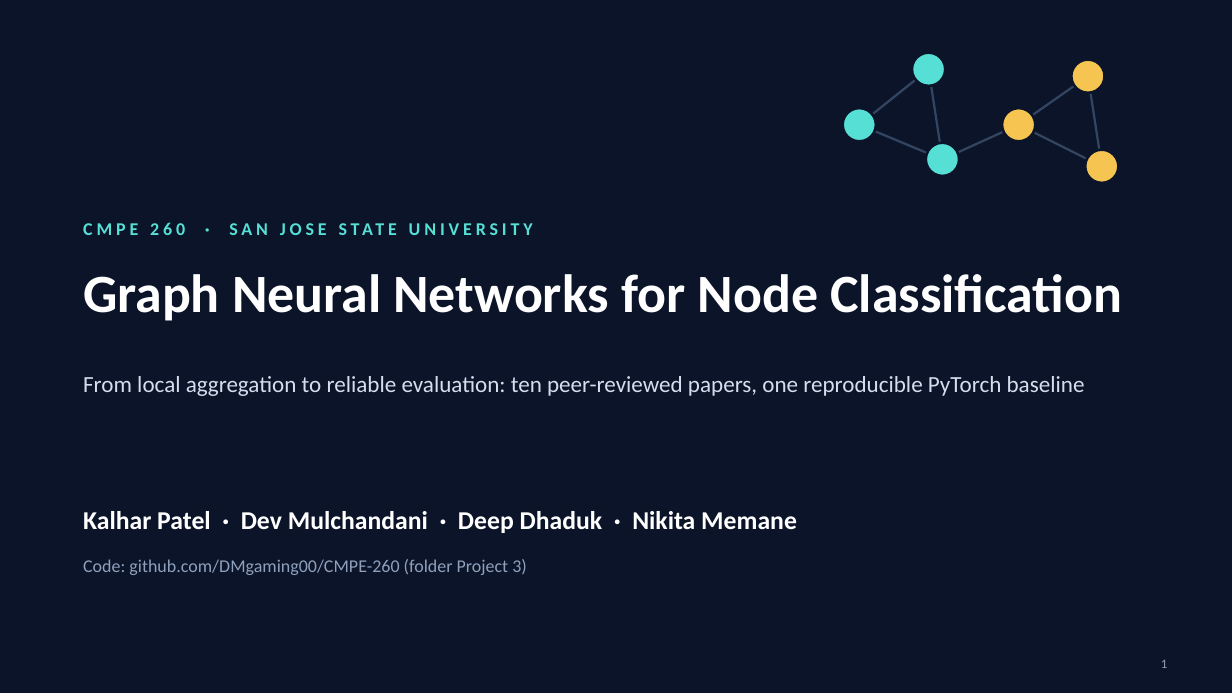
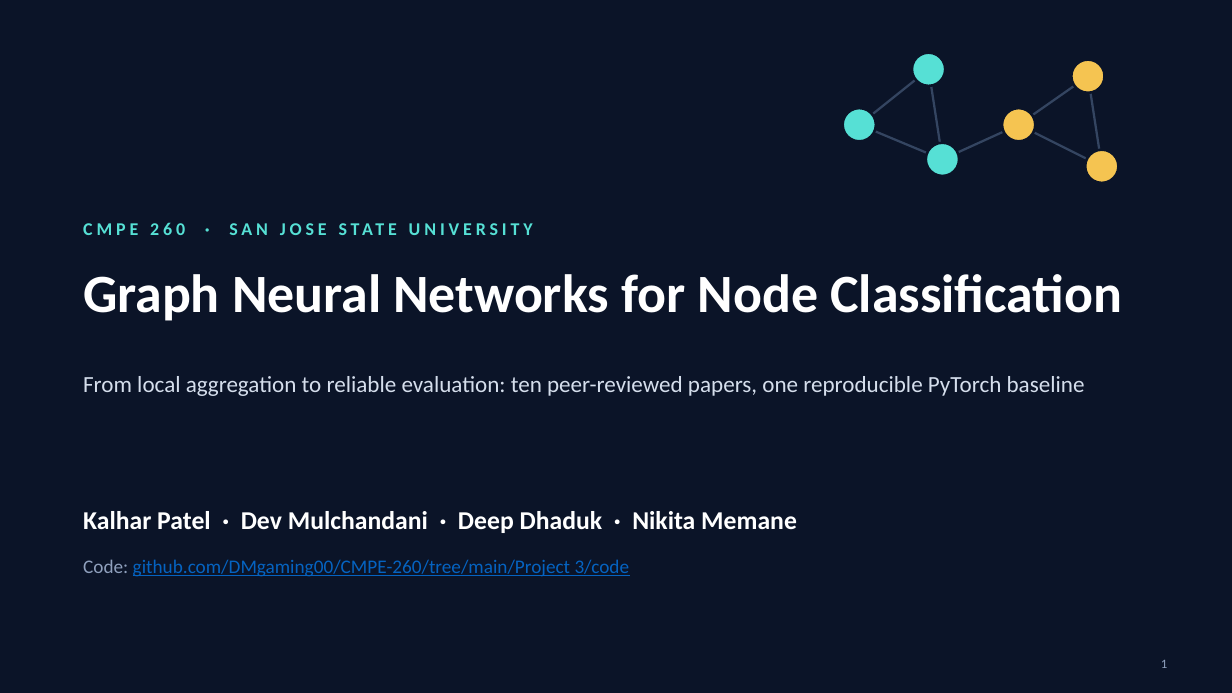
Before and after one commit to DMgaming00/CMPE-260, a slide deck: slide 1 of Project 3/presentation/GNN_Lecture_60_Slides.pptx. Drawn at 1232x693 pixels with LibreOffice and Linux fonts; fonts in the diff are those of the drawing. Boxes give left, top, right and bottom in pixels: in the first picture for what was removed or moved away, otherwise in the second. Text is boxed around its words. In the diff, an @@ line names an element or a change of style, - is before the commit and + after.

Commit message:
Project 3: add author contributions and finalize pre-submission fixes
- Report: add Author Contributions section (paper split per member);
  link directly to the baseline code directory (clickable in the PDF);
  trim abstract to 248 words; clearer inline formula sentence; tighter
  citation ranges; add PDF metadata.
- Slides: real subscripts in equations, clickable code link on the title
  slide, wording and readability fixes (still 62 slides).
- Code: make_figures.py no longer fails on --quick results.
- README: correct word count, add code link and per-paper authorship.

```diff
--- a/Project 3/presentation/GNN_Lecture_60_Slides.pptx
+++ b/Project 3/presentation/GNN_Lecture_60_Slides.pptx
@@ text at [83, 559, 630, 577]: text changed; size 14 to 15 pt; text colour #8FA0BD to #0563C1 @@
-Code: github.com/DMgaming00/CMPE-260 (folder Project 3)
+Code: github.com/DMgaming00/CMPE-260/tree/main/Project 3/code
```
Also in this commit, not shown: 22 other slides changed, 7 other files.
